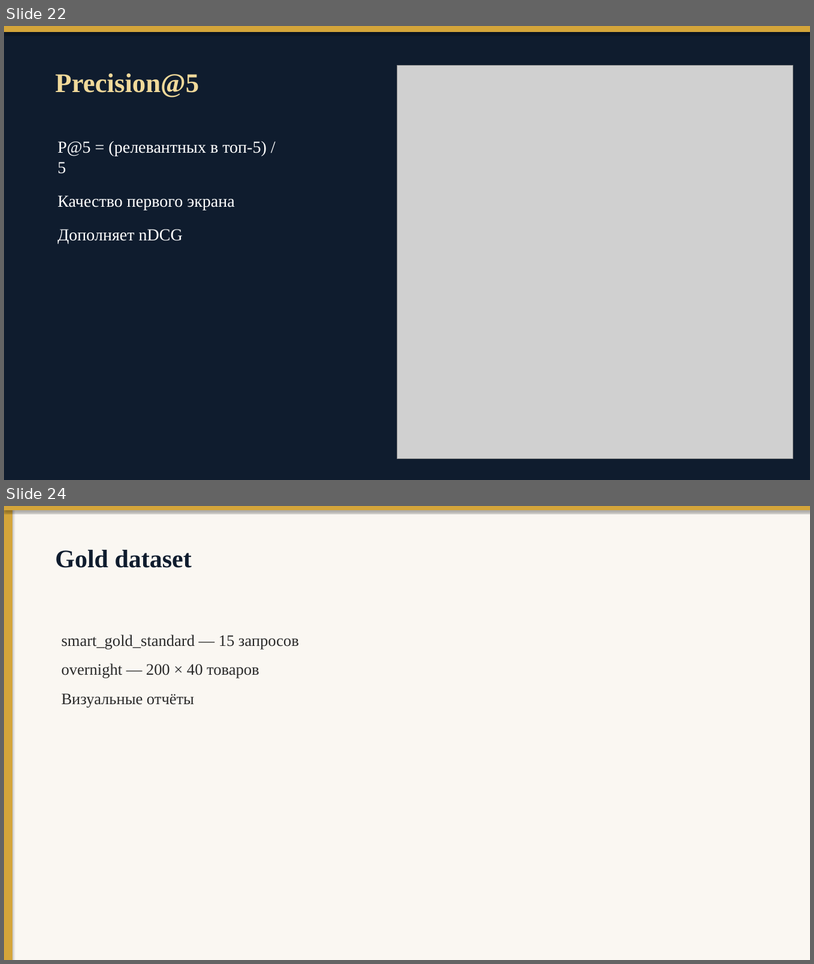
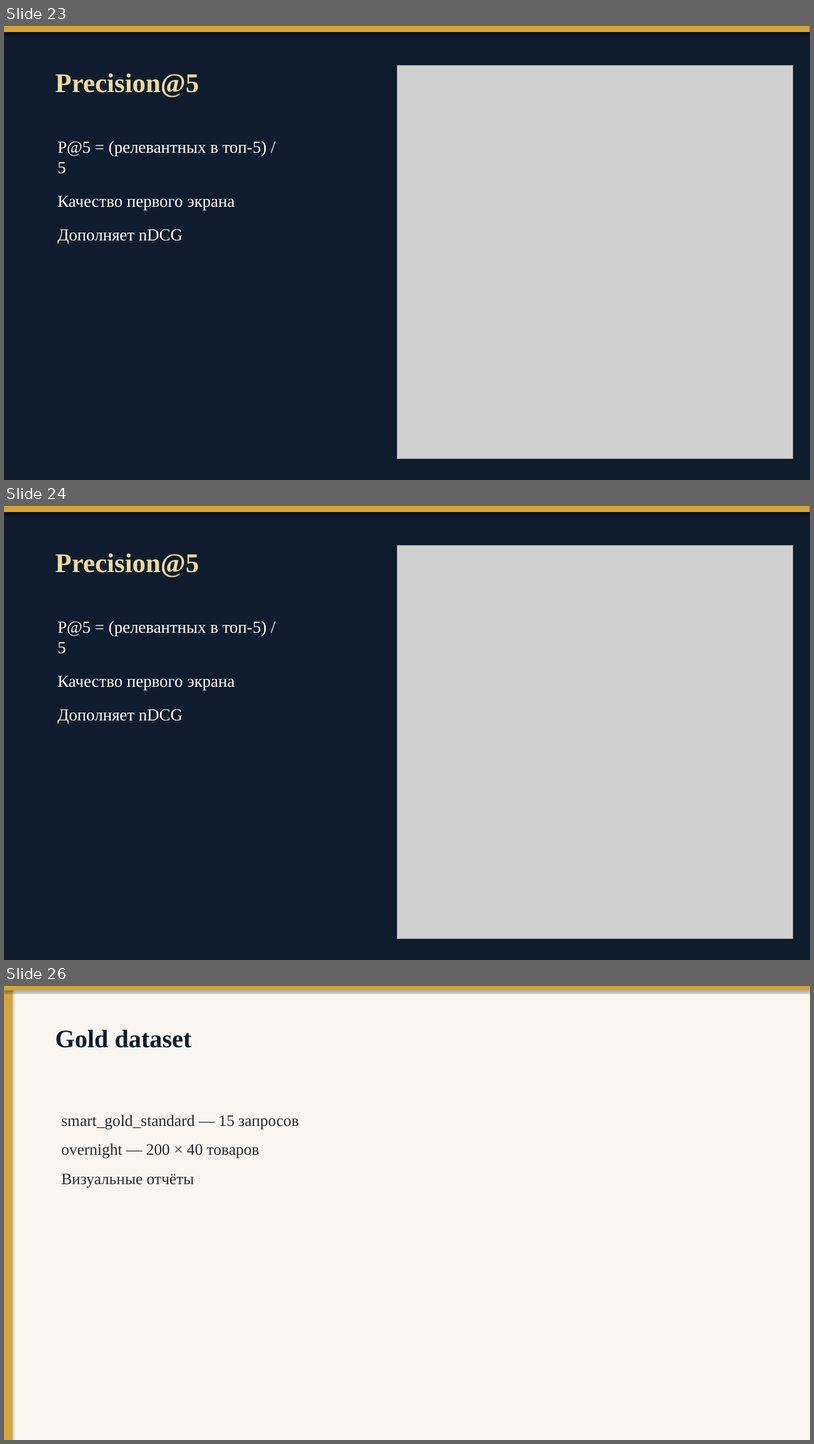
Before and after one commit to firsovps-tech/Most_cool_project_in_the_world, a slide deck: presentation_libre.pptx. Shown one above the other, each under a label of ours: slides 22 and 24 before the commit, slides 23, 24 and 26 after it; the slides between them are not shown. The pictures are 814x964 and 814x1444 pixels, drawn with LibreOffice and Linux fonts; fonts in the diff are those of the drawing; grey boxes stand for pictures; background and template pictures are left out. Boxes give left, top, right and bottom in pixels: in the first picture for what was removed or moved away, otherwise in the second. Text is boxed around its words. In the diff, an @@ line names an element or a change of style, - is before the commit and + after.

```diff
--- a/presentation_libre.pptx
+++ b/presentation_libre.pptx
@@ slide 24 added at bbox=[4, 506, 810, 960], background picture (left out) @@
@@ rectangle added at bbox=[4, 506, 810, 512], fill #D4A53A @@
@@ text added at bbox=[55, 553, 199, 577], 32 pt, text #F0D99A, bold @@
+Precision@5
@@ picture added at bbox=[397, 546, 794, 939] @@
@@ text added at bbox=[57, 621, 267, 723], 20 pt, text #FFFFFF @@
+P@5 = (релевантных в топ-5) / 5
+Качество первого экрана
+Дополняет nDCG
@@ what was slide 22 is now slide 23 @@
@@ what was slide 24 is now slide 26 @@
```
Also in this commit, not shown: 3 slides changed, 3 other slides added, 2 slides removed.
